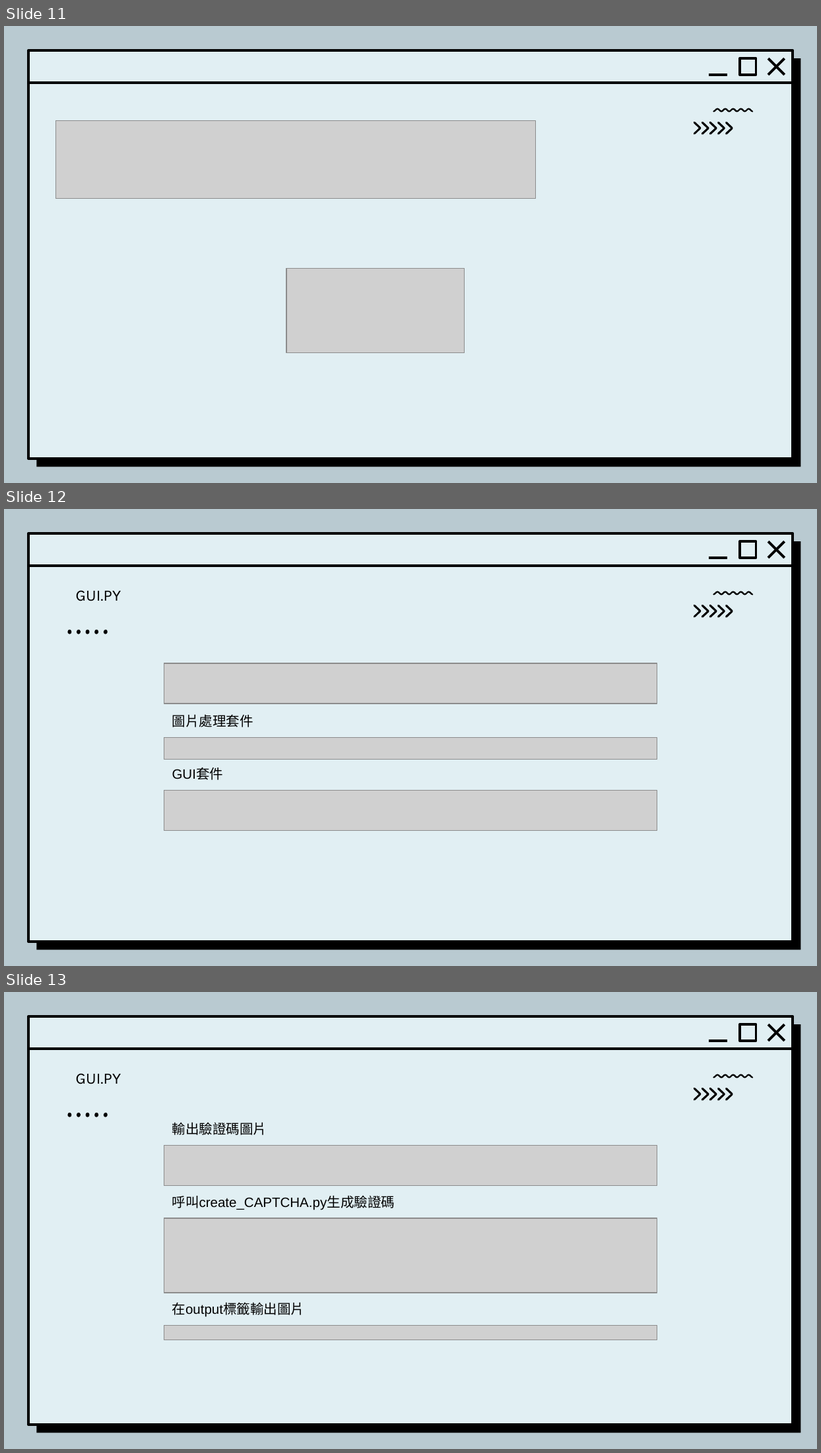
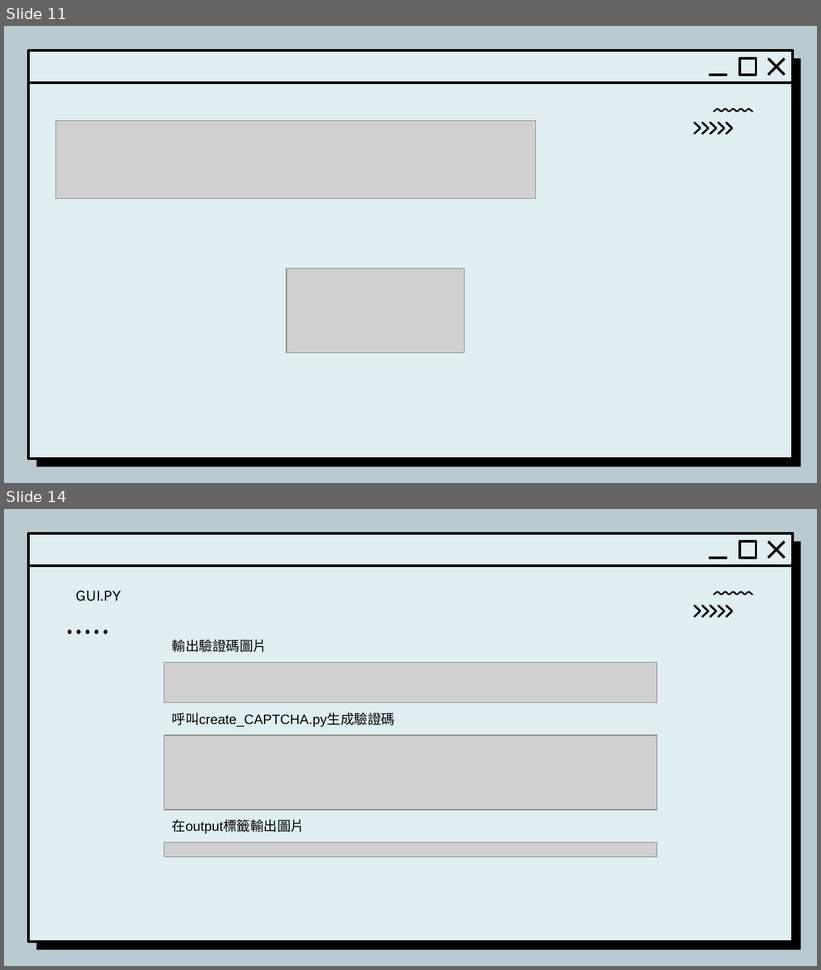
Before and after one commit to JFY1104/Multimedia_Project, a slide deck: 多媒體_驗證碼解析.pptx. Shown one above the other, each under a label of ours: slides 11, 12 and 13 before the commit, slides 11 and 14 after it; the slides between them are not shown. The pictures are 821x1453 and 821x970 pixels, drawn with LibreOffice and Linux fonts; fonts in the diff are those of the drawing; grey boxes stand for pictures; background and template pictures are left out. Boxes give left, top, right and bottom in pixels: in the first picture for what was removed or moved away, otherwise in the second. Text is boxed around its words. In the diff, an @@ line names an element or a change of style, - is before the commit and + after.

```diff
--- a/多媒體_驗證碼解析.pptx
+++ b/多媒體_驗證碼解析.pptx
@@ slide 12 removed at box(4, 509, 817, 966), background #B9CAD1; not listed: 7 template elements that a slide beside it also shows @@
@@ text removed at box(76, 590, 121, 601) @@
-GUI.PY
@@ freeform shape removed at box(693, 604, 733, 619) @@
@@ freeform shape removed at box(713, 590, 754, 595) @@
@@ freeform shape removed at box(67, 629, 108, 635) @@
@@ picture removed at box(164, 663, 658, 704) @@
@@ text removed at box(172, 714, 253, 727) @@
-圖片處理套件
@@ picture removed at box(164, 737, 658, 759) @@
@@ text removed at box(172, 768, 224, 780) @@
-GUI套件
@@ picture removed at box(164, 790, 658, 831) @@
@@ what was slide 13 is now slide 14 @@
```
Also in this commit, not shown: 1 slide added.
